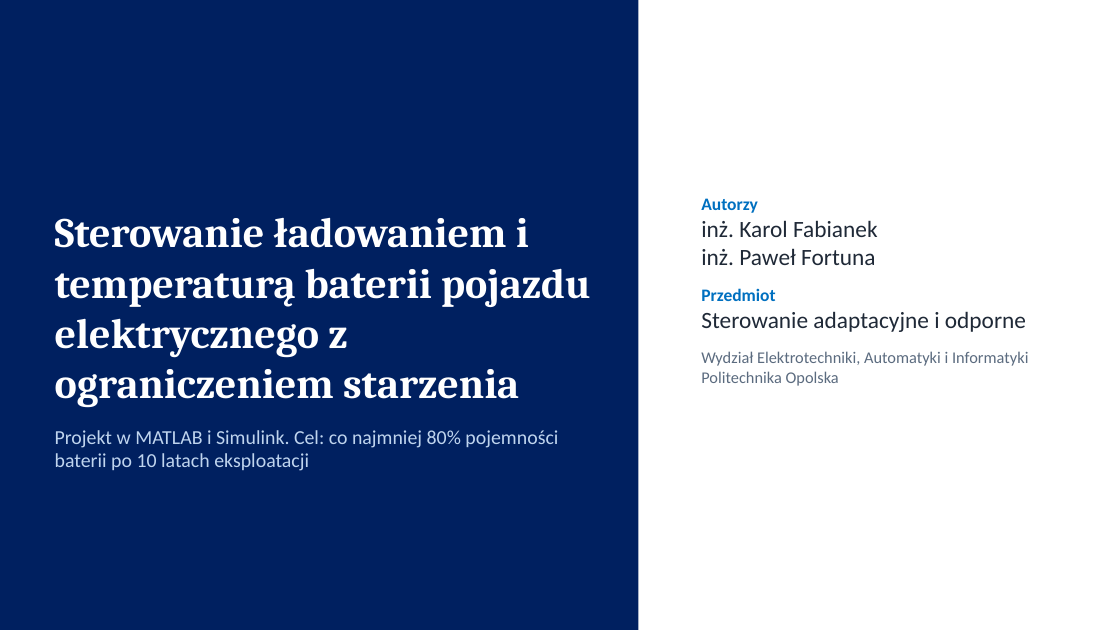
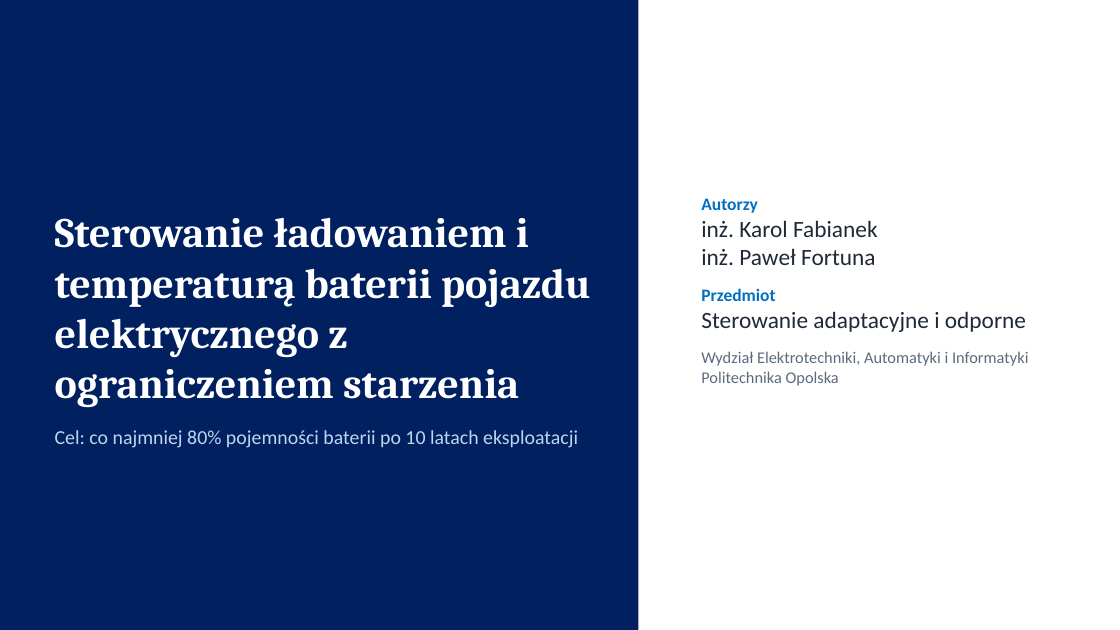
Before and after one commit to KarolFabianek/Adaptive-and-robust-control, a slide deck: slide 1 of Prezentacja/BTMS_PROJEKT_FABIANEK_FORTUNA.pptx. Drawn at 1120x630 pixels with LibreOffice and Linux fonts; fonts in the diff are those of the drawing; background and template pictures are left out. Boxes give left, top, right and bottom in pixels: in the first picture for what was removed or moved away, otherwise in the second. Text is boxed around its words. In the diff, an @@ line names an element or a change of style, - is before the commit and + after.

Commit message:
Prezentacje: naukowe podsumowanie wyników
- usunięte slajdy z instrukcją uruchamiania i ćwiczeniami
- slajd o zjawiskach uwzględnionych w modelu zamiast porównania z wykładem
- Simulink przedstawiony jako niezależna weryfikacja implementacji
- sześć wniosków naukowych opartych na wynikach
- wykład: wyniki długoterminowe zamiast zapowiedzi projektu
- legendy wykresów E01 i E03 bez odwołań do wykładu
- skrypt wystąpień zgodny z nowymi slajdami

```diff
--- a/Prezentacja/BTMS_PROJEKT_FABIANEK_FORTUNA.pptx
+++ b/Prezentacja/BTMS_PROJEKT_FABIANEK_FORTUNA.pptx
@@ text at <box>55,430,578,448</box>: text changed @@
-Projekt w MATLAB i Simulink. Cel: co najmniej 80% pojemności baterii po 10 latach eksploatacji
+Cel: co najmniej 80% pojemności baterii po 10 latach eksploatacji
```
Also in this commit, not shown: 8 other slides changed, 1 slide added, 5 slides removed, 15 other files.
